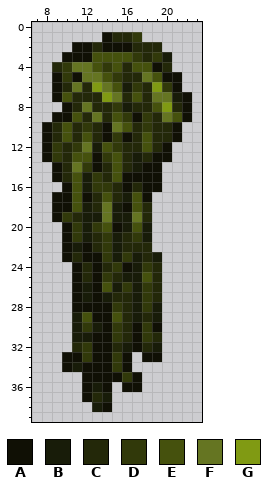
Pixel-art sprite -- content/Entities/Nature/Vine/vine.03.png. Above, as it was before the edit.
The file is 32x40 pixels. Shown: x 7..23, y 0..39.
Palette (. is transparent): A #101005  B #181c09  C #232809  D #31390a  E #45510d  F #657522  G #809a13
Pixels before, first column x 8:
 1 ......ACCD.....
 2 ...AACAAACCC...
 3 ..AAAEEEEDCDB..
 4 .CDFFEDECEEAC..
 5 .ADAFFEDCCFEAA.
 6 .ACFCGFEBDCGDA.
 7 .AECCCGFCECFFBA
 8 ..ACFCCDBCCEGCA
 9 .AAECFCEDADCFEA
10 ACECDCAFECDCCA.
11 ACECECADACECCA.
12 ADCDFBEDCCECA..
13 ADCEEADECBCAA..
14 .ACFDACECBAA...
15 .ACEBDCEAAAA...
16 ..AEBDDCACAA...
17 .AAEACECBEA....
18 .AAEBCFBAEC....
19 .ADCBBFBBFC....
20 ..ADBDEABEB....
21 ..ADBCDBCDB....
22 ..ABACDBCCC....
23 ..ACAADBDBCB...
24 ...ACACDABDC...
25 ...ACADCBBEC...
26 ...ABAEBDBDC...
27 ...ABABCCBDC...
28 ...AAAADCBDB...
29 ...BEAAECBCB...
30 ...BDBADCADA...
31 ...BBAADCADC...
32 ...CDAACBACB...
33 ..AADAADA.AA...
34 ..ABAAADA......
35 ....AAAADA.....
36 ....ABA.AA.....
37 ....ACB........
38 .....BA........
Once edited:
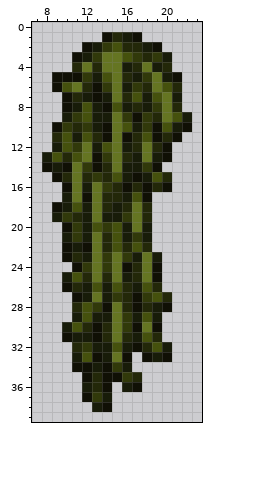
What changed:
Changed rows in their new state; - is an unchanged pixel.
first column x 8:
 1 --------BA-----
 2 ---.-BDEC-BA---
 3 --.-BDFF-------
 4 -..C-CFFBCFB---
 5 --A-DB-F-BDFB--
 6 --E--ADF---FEC-
 7 -.A-BAB---BE--.
 8 ---BEBAE--BDF-.
 9 -.BDEBBF------B
10 .AD--B---B-AEBA
11 .--B---F---A---
12 .BE----FB-F----
13 BE--F--F--FB---
14 ABA----FB-D----
15 ---FC---B-BEC--
16 ---F-F-----CA--
17 -.BF-FC--------
18 --B--FC-CF-----
19 -B---FB-D------
20 -----EDE-F-----
21 --B--FCEB------
22 -----FCE-E-----
23 ----BF-F--F----
24 ----DFDF-CFA---
25 --BE-FCF-CFA---
26 --AC-EBEC-E----
27 -----F-D-A-EC--
28 ---CED-F-AC-A--
29 -----BBFD-E----
30 --BECACFD-F----
31 --A---CF-BE----
32 -----BBE---EB--
33 --.BE-BF---BA--
34 --.A-B--B------
35 -----C---C-----
36 ----BC--B------
37 -----D---------
Changed places in both pictures, as pixel boxes (x1, y1, x2, y2):
changed: (42, 32, 192, 402)
